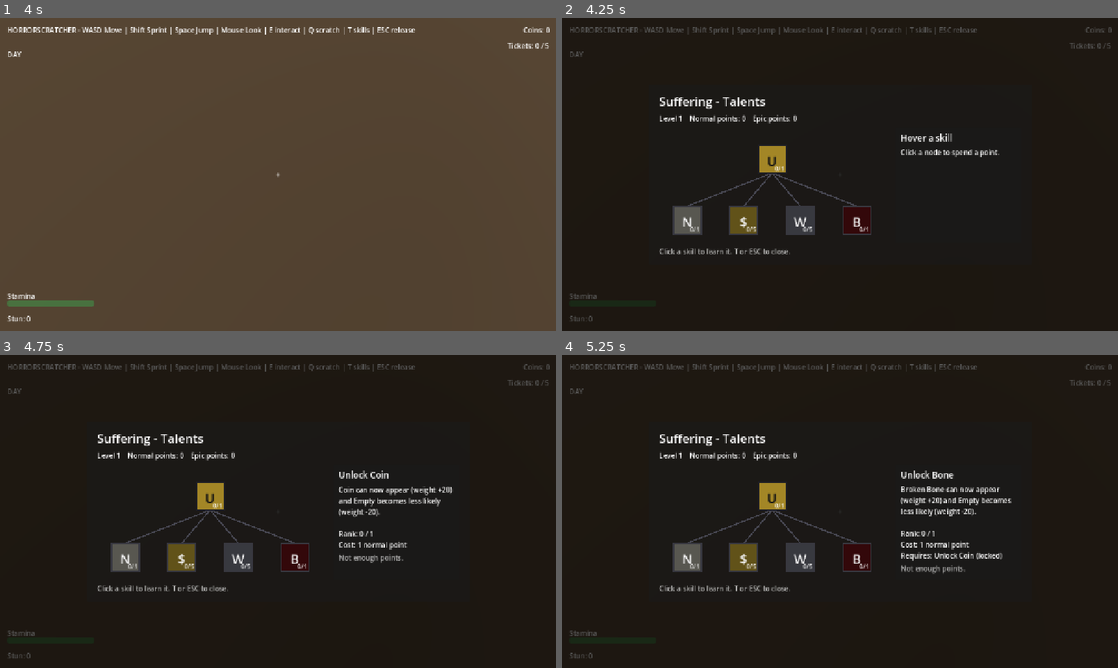
Above: before the commit, frames 1-4 (two rows, left to right).
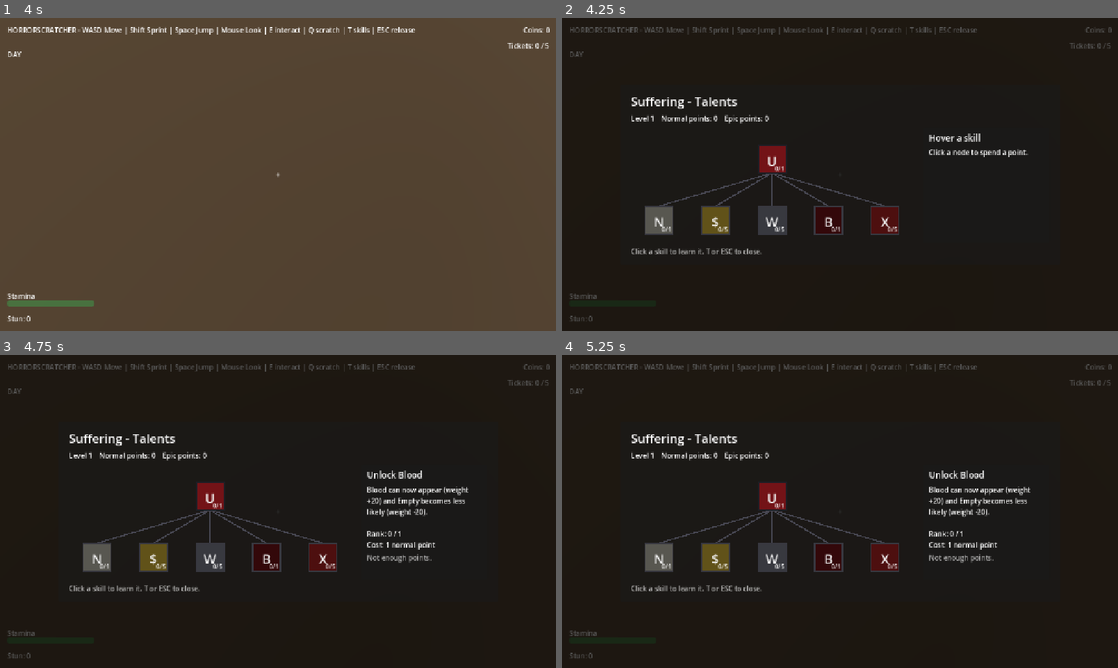
Above: after the commit, the same moments.

Repository: MedianHansen/horrorscratcher
Game: Godot game, scene res://scenes/main.tscn
Same seed, same stepped clock (60 frames per second), same inputs: the game is played once before the commit and once after it.
Inputs (mouse positions are in pixels of both pictures, inside the frame that each line leads up to):
- Up to frame 1 (4 s): tap Enter at 0.5, 2.75 s; move the mouse to (305, 174) at 0.52 s; hold Up (move_forward) from 0.53 s (still down); tap E (interact) at 0.6, 3.6 s; click (305, 174) at 0.67 s; tap Space (jump) at 0.77, 1.52, 2, 3.02, 3.5, 3.77 s; move the mouse to (250, 174) at 1.27 s; tap Shift (sprint) at 1.35 s; move the mouse to (289, 168) at 2.02 s; hold Q (take_ticket) 2.03-2.78 s; move the mouse to (272, 180) at 2.77 s; tap G (use_gadget) at 2.85 s; click (272, 180) at 2.92 s; move the mouse to (316, 177) at 3.52 s
- Up to frame 2 (4.25 s): keep holding Up (move_forward); tap T (skills) at 4.15 s
- Up to frame 3 (4.75 s): tap A at 4.25 s; move the mouse to (211, 495) at 4.27 s; release Up (move_forward) at 4.28 s; hold Right (move_left) from 4.28 s (still down); tap Shift (sprint) at 4.35 s; click (211, 495) at 4.42 s; tap Space (jump) at 4.52 s
- Up to frame 4 (5.25 s): tap A at 5 s; move the mouse to (684, 555) at 5.02 s; release Right (move_left) at 5.03 s; hold Down (move_back) from 5.03 s (still down); hold Q (take_ticket) from 5.03 s (still down); click (684, 555) at 5.17 s

Frame 1 is identical in both runs. In frame 2, 6.0% of the frame differs, in the area x 12-84%, y 25-76%; in frame 3, 7.0%; in frame 4, 7.4%, in the area x 12-85%, y 25-76%.

Commit message:
Add a Fortune ticket type and rebalance Suffering progression

Diff:
--- a/scenes/main.tscn
+++ b/scenes/main.tscn
@@ -12,6 +12,8 @@
 [ext_resource type="Resource" path="res://guest_types/drifter.tres" id="17_drifter"]
 [ext_resource type="Resource" path="res://guest_types/listener.tres" id="18_listener"]
 [ext_resource type="Script" path="res://scripts/upgrade_ui.gd" id="21_upgrade"]
+[ext_resource type="Resource" path="res://ticket_types/fortune.tres" id="19_fortune"]
+[ext_resource type="Script" path="res://scripts/ticket_type.gd" id="20_tickettype"]
 
 [sub_resource type="CapsuleShape3D" id="3_capsule"]
 radius = 0.45
@@ -44,7 +46,8 @@
 
 [node name="TicketSpawner" type="Node3D" parent="."]
 script = ExtResource("15_spawner")
-ticket_type = ExtResource("8_suffering")
+ticket_types = Array[ExtResource("20_tickettype")]([ExtResource("8_suffering"), ExtResource("19_fortune")])
+type_weights = PackedFloat32Array(95, 5)
 
 [node name="GuestSpawner" type="Node3D" parent="."]
 script = ExtResource("16_guests")
--- a/scripts/progression.gd
+++ b/scripts/progression.gd
@@ -103,6 +103,16 @@
 	return maxf(0.0, value)
 
 
+static func icon_xp_bonus(type: TicketType, icon_id: StringName) -> int:
+	var value := 0.0
+	if type == null:
+		return 0
+	for skill in type.skills:
+		if skill.kind == Skill.Kind.ICON_XP_BONUS and skill.target_icon == icon_id:
+			value += skill.amount * float(rank(type.type_name, skill.id))
+	return int(round(value))
+
+
 static func prize_multiplier(type: TicketType) -> float:
 	var mult := 1.0
 	if type == null:
--- a/scripts/scratch_ticket.gd
+++ b/scripts/scratch_ticket.gd
@@ -19,6 +19,7 @@
 const MARGIN := 18.0
 const GAP := 18.0
 const FINISH_DELAY := 1.8
+const BASE_XP := 1
 const PANEL_COLOR := Color(0.97, 0.95, 0.90)
 const FOIL_COLOR := Color(0.34, 0.38, 0.46)
 
@@ -619,7 +620,7 @@
 			continue
 		counts[icon.id] = int(counts.get(icon.id, 0)) + 1
 
-	var xp := 0
+	var xp := BASE_XP
 	var coins := 0
 	var matches := []
 	var paid := {}
@@ -629,7 +630,7 @@
 			continue
 		if int(counts[icon.id]) >= 2:
 			paid[icon.id] = true
-			xp += icon.xp
+			xp += icon.xp + Progression.icon_xp_bonus(ticket_type, icon.id)
 			coins += icon.coins
 			matches.append("%s x%d" % [icon.label, int(counts[icon.id])])
 	return {"xp": xp, "coins": coins, "matches": matches, "levels_gained": 0, "level": 1}
--- a/scripts/skill.gd
+++ b/scripts/skill.gd
@@ -1,7 +1,7 @@
 class_name Skill
 extends Resource
 
-enum Kind { ICON_WEIGHT, PRIZE_MULTIPLIER }
+enum Kind { ICON_WEIGHT, PRIZE_MULTIPLIER, ICON_XP_BONUS }
 enum Cost { NORMAL, EPIC }
 
 @export var id: StringName = &""
--- a/scripts/ticket_spawner.gd
+++ b/scripts/ticket_spawner.gd
@@ -1,6 +1,7 @@
 extends Node3D
 
-@export var ticket_type: TicketType
+@export var ticket_types: Array[TicketType] = []
+@export var type_weights: PackedFloat32Array = PackedFloat32Array()
 
 const TICKET_SCENE_PATH := "res://scenes/scratch_ticket.tscn"
 const MAP_HALF := 56.0
@@ -65,13 +66,32 @@
 	return true
 
 
+func _pick_type() -> TicketType:
+	if ticket_types.is_empty():
+		return null
+	var total := 0.0
+	if type_weights.size() == ticket_types.size():
+		for w in type_weights:
+			total += maxf(0.0, w)
+	if total <= 0.0:
+		return ticket_types[_rng.randi_range(0, ticket_types.size() - 1)]
+	var roll := _rng.randf() * total
+	var acc := 0.0
+	for i in range(ticket_types.size()):
+		acc += maxf(0.0, type_weights[i])
+		if roll <= acc:
+			return ticket_types[i]
+	return ticket_types[ticket_types.size() - 1]
+
+
 func _spawn_one(point: Vector3) -> void:
 	var scene: PackedScene = load(TICKET_SCENE_PATH)
 	if scene == null:
 		return
 	var ticket := scene.instantiate()
-	if ticket_type:
-		ticket.ticket_type = ticket_type
+	var type := _pick_type()
+	if type:
+		ticket.ticket_type = type
 	var yaw := _rng.randf_range(0.0, TAU)
 	var basis := Basis(Vector3.UP, yaw) * Basis.from_euler(Vector3(-PI * 0.5, 0.0, 0.0))
 	ticket.transform = Transform3D(basis, point + Vector3(0.0, 0.02, 0.0))
--- /dev/null
+++ b/ticket_types/fortune.tres
@@ -0,0 +1,67 @@
+[gd_resource type="Resource" script_class="TicketType" load_steps=9 format=3]
+
+[ext_resource type="Script" path="res://scripts/ticket_icon.gd" id="1_icon"]
+[ext_resource type="Script" path="res://scripts/ticket_type.gd" id="2_type"]
+
+[sub_resource type="Resource" id="Resource_empty"]
+script = ExtResource("1_icon")
+id = &"empty"
+label = "EMPTY"
+color = Color(0.8, 0.8, 0.82, 1)
+weight = 50.0
+xp = 0
+coins = 0
+
+[sub_resource type="Resource" id="Resource_token"]
+script = ExtResource("1_icon")
+id = &"token"
+label = "TOKEN"
+color = Color(0.25, 0.7, 0.5, 1)
+weight = 50.0
+xp = 0
+coins = 5
+
+[sub_resource type="Resource" id="Resource_eye"]
+script = ExtResource("1_icon")
+id = &"eye"
+label = "EYE"
+color = Color(0.4, 0.7, 0.35, 1)
+weight = 0.0
+xp = 4
+coins = 0
+
+[sub_resource type="Resource" id="Resource_skull"]
+script = ExtResource("1_icon")
+id = &"skull"
+label = "SKULL"
+color = Color(0.9, 0.88, 0.8, 1)
+weight = 0.0
+xp = 10
+coins = 0
+
+[sub_resource type="Resource" id="Resource_chalice"]
+script = ExtResource("1_icon")
+id = &"chalice"
+label = "CHALICE"
+color = Color(0.6, 0.35, 0.72, 1)
+weight = 0.0
+xp = 0
+coins = 12
+
+[sub_resource type="Resource" id="Resource_jackpot"]
+script = ExtResource("1_icon")
+id = &"jackpot"
+label = "JACKPOT"
+color = Color(0.95, 0.78, 0.15, 1)
+weight = 0.0
+xp = 0
+coins = 80
+
+[resource]
+script = ExtResource("2_type")
+type_name = "Fortune"
+tile_count = 4
+level_cap = 8
+level_xp = PackedInt32Array(5, 15, 35, 70, 130, 225, 375)
+paper_color = Color(0.85, 0.81, 0.91, 1)
+icons = Array[ExtResource("1_icon")]([SubResource("Resource_empty"), SubResource("Resource_token"), SubResource("Resource_eye"), SubResource("Resource_skull"), SubResource("Resource_chalice"), SubResource("Resource_jackpot")])
--- a/ticket_types/suffering.tres
+++ b/ticket_types/suffering.tres
@@ -18,8 +18,8 @@
 id = &"blood"
 label = "BLOOD"
 color = Color(0.55, 0.06, 0.08, 1)
-weight = 30.0
-xp = 1
+weight = 0.0
+xp = 5
 coins = 0
 
 [sub_resource type="Resource" id="Resource_vxnrt"]
@@ -36,7 +36,7 @@
 id = &"coin"
 label = "COIN"
 color = Color(0.9, 0.75, 0.2, 1)
-weight = 0.0
+weight = 30.0
 xp = 0
 coins = 1
 
@@ -60,13 +60,13 @@
 
 [sub_resource type="Resource" id="Resource_unlock"]
 script = ExtResource("3_mc71x")
-id = &"unlock_coin"
-title = "Unlock Coin"
-description = "Coin can now appear (weight +20) and Empty becomes less likely (weight -20)."
-icon_color = Color(0.85, 0.7, 0.2, 1)
+id = &"unlock_blood"
+title = "Unlock Blood"
+description = "Blood can now appear (weight +20) and Empty becomes less likely (weight -20)."
+icon_color = Color(0.6, 0.1, 0.12, 1)
 glyph = "U"
 kind = 0
-target_icon = &"coin"
+target_icon = &"blood"
 amount = 20.0
 target_icon_2 = &"empty"
 amount_2 = -20.0
@@ -88,7 +88,7 @@
 amount_2 = -20.0
 max_ranks = 1
 cost = 0
-requires = &"unlock_coin"
+requires = &"unlock_blood"
 
 [sub_resource type="Resource" id="Resource_o66fl"]
 script = ExtResource("3_mc71x")
@@ -102,7 +102,7 @@
 amount = 10.0
 max_ranks = 5
 cost = 0
-requires = &"unlock_coin"
+requires = &"unlock_blood"
 
 [sub_resource type="Resource" id="Resource_d4ol6"]
 script = ExtResource("3_mc71x")
@@ -116,7 +116,7 @@
 amount = -15.0
 max_ranks = 5
 cost = 0
-requires = &"unlock_coin"
+requires = &"unlock_blood"
 
 [sub_resource type="Resource" id="Resource_st322"]
 script = ExtResource("3_mc71x")
@@ -130,14 +130,28 @@
 amount = 1.0
 max_ranks = 1
 cost = 1
-requires = &"unlock_coin"
+requires = &"unlock_blood"
+
+[sub_resource type="Resource" id="Resource_bloodvalue"]
+script = ExtResource("3_mc71x")
+id = &"blood_value"
+title = "Blood Value"
+description = "Blood pairs pay +1 XP per rank."
+icon_color = Color(0.75, 0.15, 0.15, 1)
+glyph = "X"
+kind = 2
+target_icon = &"blood"
+amount = 1.0
+max_ranks = 5
+cost = 0
+requires = &"unlock_blood"
 
 [resource]
 script = ExtResource("2_qqun5")
 type_name = "Suffering"
 tile_count = 3
 level_cap = 10
-level_xp = PackedInt32Array(1, 3, 7, 14, 26, 45, 75, 120, 180)
+level_xp = PackedInt32Array(5, 15, 35, 70, 130, 225, 375, 600, 900)
 paper_color = Color(0.9, 0.87, 0.8, 1)
 icons = Array[ExtResource("1_bdm1m")]([SubResource("Resource_v205m"), SubResource("Resource_oo6x8"), SubResource("Resource_vxnrt"), SubResource("Resource_5rvvb"), SubResource("Resource_o0351"), SubResource("Resource_3ep2w")])
-skills = Array[ExtResource("3_mc71x")]([SubResource("Resource_unlock"), SubResource("Resource_bone"), SubResource("Resource_o66fl"), SubResource("Resource_d4ol6"), SubResource("Resource_st322")])
+skills = Array[ExtResource("3_mc71x")]([SubResource("Resource_unlock"), SubResource("Resource_bone"), SubResource("Resource_o66fl"), SubResource("Resource_d4ol6"), SubResource("Resource_st322"), SubResource("Resource_bloodvalue")])
Not shown: 1 places in scenes/main.tscn that only renumber resources
Not shown: 1 places in ticket_types/suffering.tres that only renumber resources
Not shown, changed: AGENTS.md
Not shown, changed: README.md
